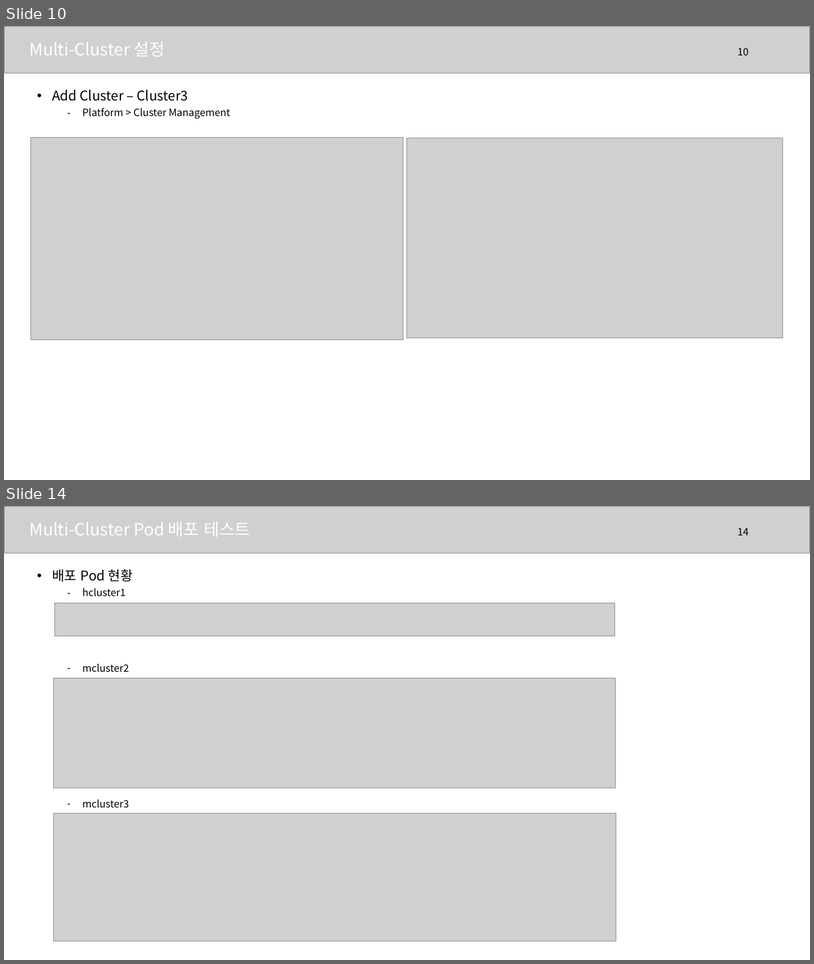
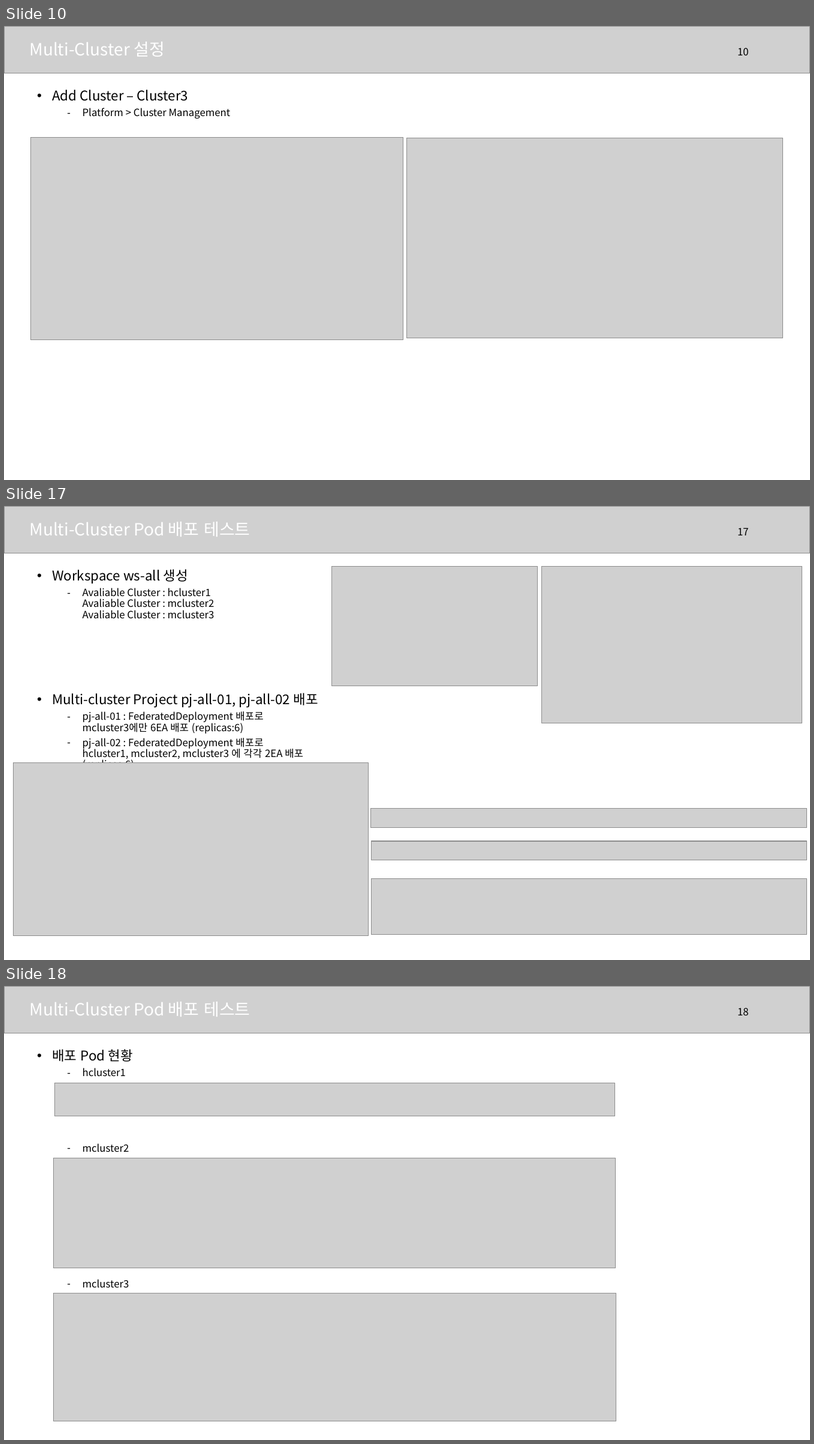
Before and after one commit to bluedove97/tstBash, a slide deck: multi-cluster_20230802.pptx. Shown one above the other, each under a label of ours: slides 10 and 14 before the commit, slides 10, 17 and 18 after it; the slides between them are not shown. The pictures are 814x964 and 814x1444 pixels, drawn with LibreOffice and Linux fonts; fonts in the diff are those of the drawing; grey boxes stand for pictures. Boxes give left, top, right and bottom in pixels: in the first picture for what was removed or moved away, otherwise in the second. Text is boxed around its words. In the diff, an @@ line names an element or a change of style, - is before the commit and + after.

Commit message:
multi-cluster update

```diff
--- a/multi-cluster_20230802.pptx
+++ b/multi-cluster_20230802.pptx
@@ slide 17 added at bbox=[4, 506, 810, 960], background #FFFFFF @@
@@ picture added at bbox=[4, 506, 810, 553] @@
@@ text added at bbox=[29, 522, 250, 537], 20 pt, text #FFFFFF @@
+Multi-Cluster Pod 배포 테스트
@@ page number added at bbox=[738, 528, 749, 535], 12 pt, text #000000 @@
+17
@@ text added at bbox=[52, 569, 318, 763], 12 pt, text #000000 @@
+• Workspace ws-all 생성
+  – Avaliable Cluster : hcluster1
+    Avaliable Cluster : mcluster2
+    Avaliable Cluster : mcluster3
+• Multi-cluster Project pj-all-01, pj-all-02 배포
+  – pj-all-01 : FederatedDeployment 배포로
+    mcluster3에만 6EA 배포 (replicas:6)
+  – pj-all-02 : FederatedDeployment 배포로
+    hcluster1, mcluster2, mcluster3 에 각각 2EA 배포
+    (replicas:6)
@@ picture added at bbox=[332, 566, 538, 685] @@
@@ picture added at bbox=[542, 566, 803, 723] @@
@@ picture added at bbox=[13, 762, 368, 936] @@
@@ picture added at bbox=[371, 808, 807, 828] @@
@@ picture added at bbox=[371, 841, 807, 860] @@
@@ picture added at bbox=[372, 879, 807, 934] @@
@@ what was slide 14 is now slide 18 @@
@@ page number at bbox=[738, 1008, 749, 1015]: text changed @@
-14
+18
```
Also in this commit, not shown: 4 slides changed, 5 other slides added, 1 other file.
